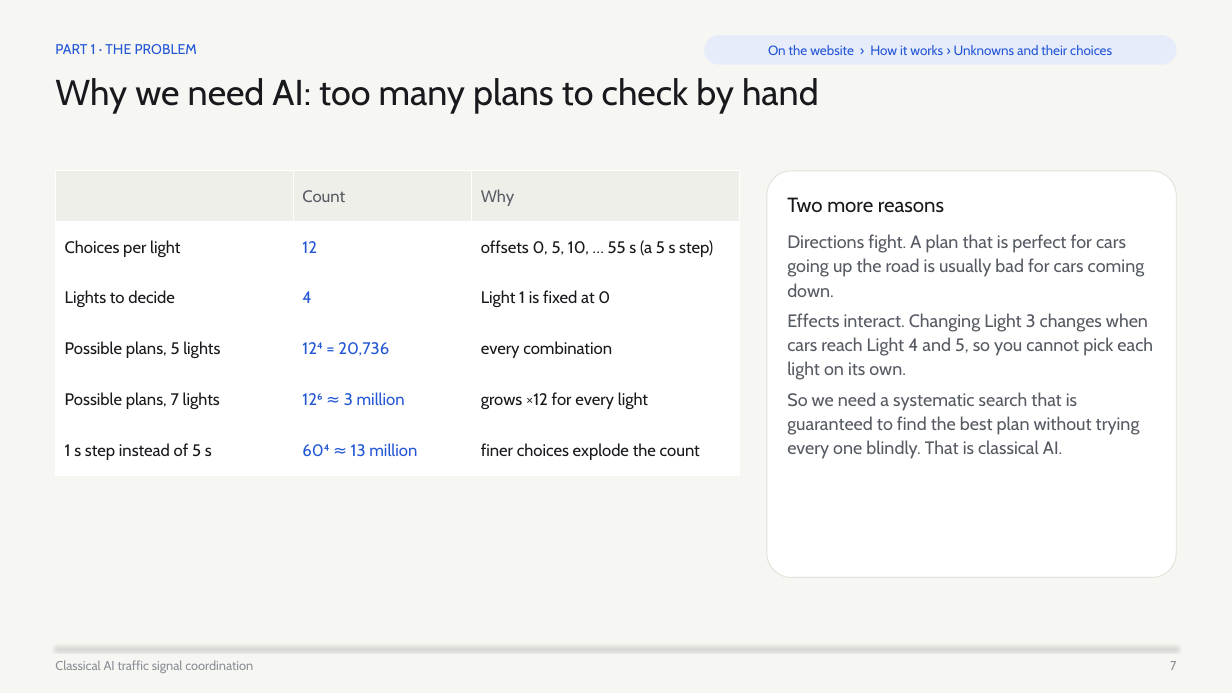
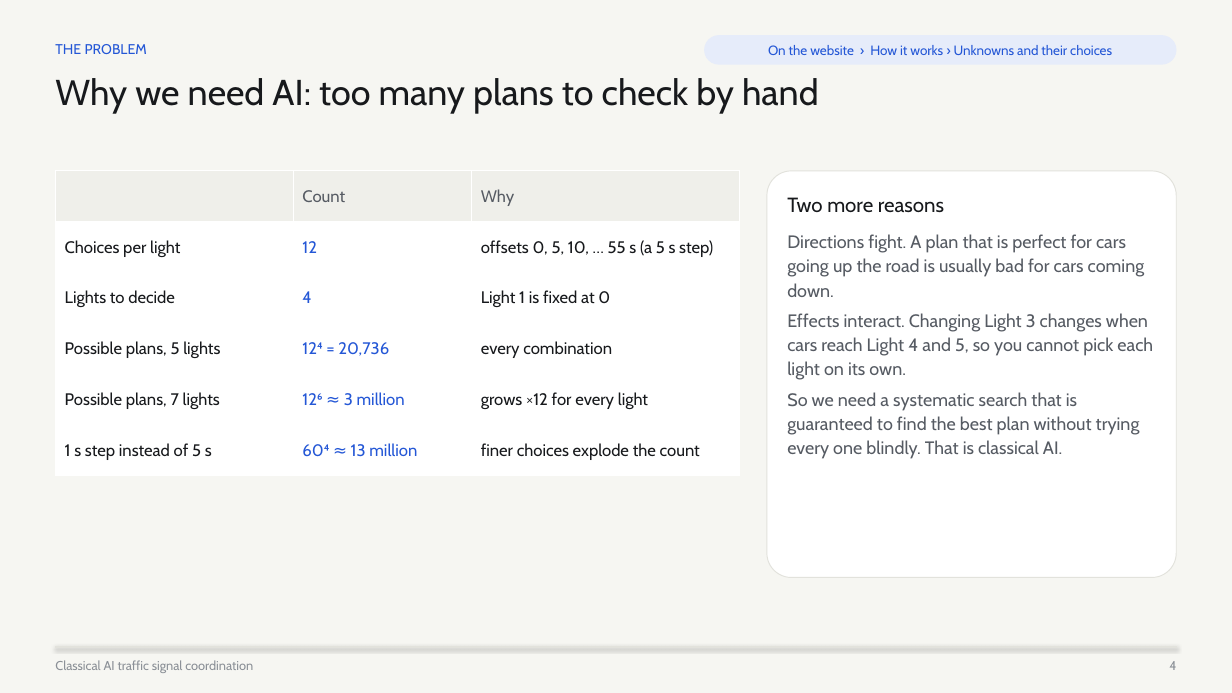
Before and after one commit to vyeos/fai-project, a slide deck: slide 4 of deliverables/final_slides.pptx (slide 7 before the commit). Drawn at 1232x693 pixels with LibreOffice and Linux fonts; fonts in the diff are those of the drawing. Boxes give left, top, right and bottom in pixels: in the first picture for what was removed or moved away, otherwise in the second. Text is boxed around its words. In the diff, an @@ line names an element or a change of style, - is before the commit and + after.

```diff
--- a/deliverables/final_slides.pptx
+++ b/deliverables/final_slides.pptx
@@ text at (55, 44, 147, 54): text changed @@
-PART 1 · THE PROBLEM
+THE PROBLEM
@@ text at (1169, 661, 1176, 670): text changed @@
-7
+4
```
Also in this commit, not shown: 13 other slides changed, 1 slide added, 19 slides removed, 3 other files.
